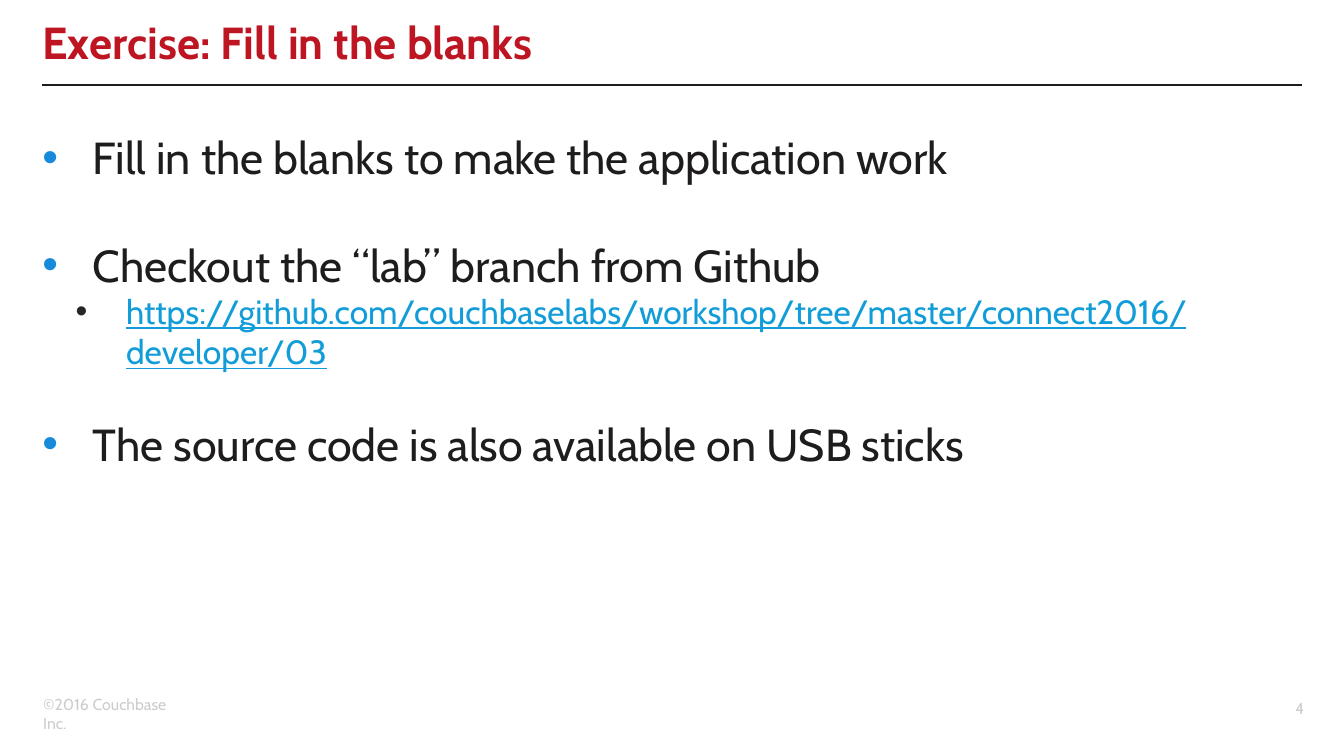
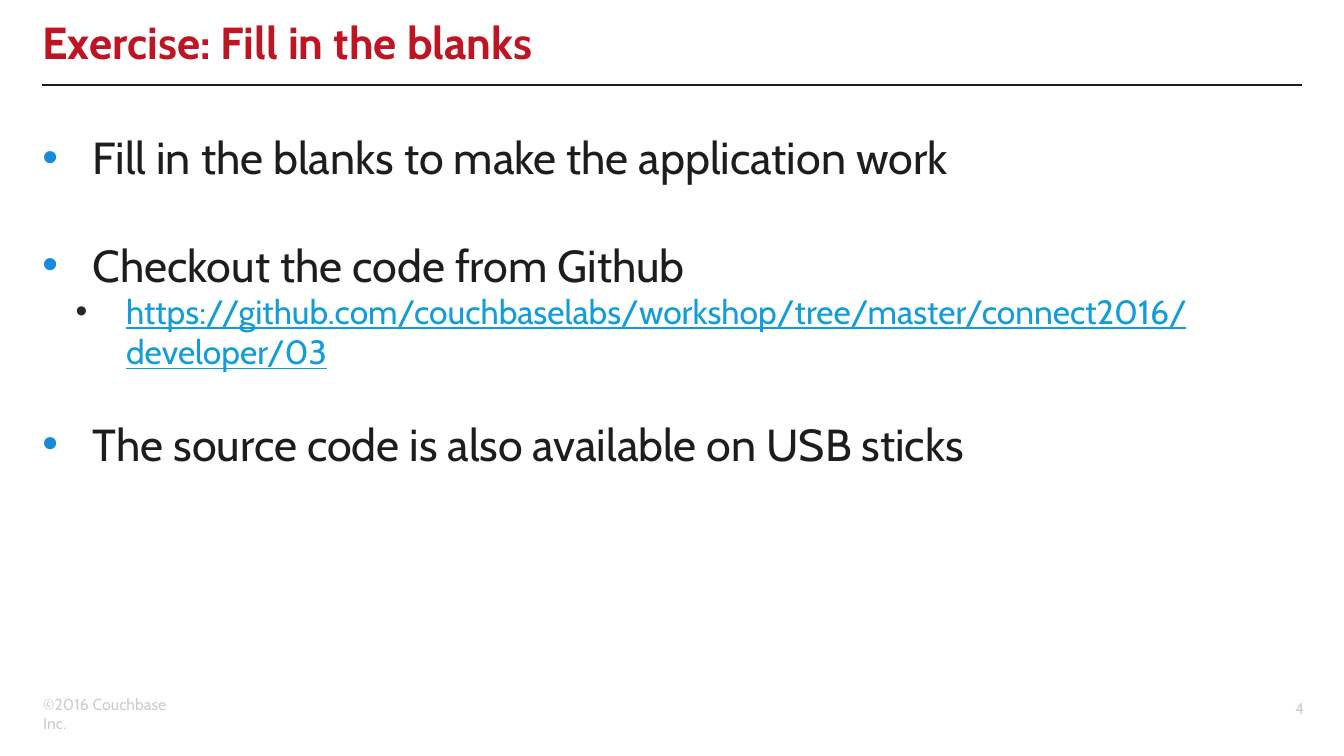
Before and after one commit to clint77/workshop, a slide deck: slide 4 of connect2016/developer/03/03.pptx. Drawn at 1344x756 pixels with LibreOffice and Linux fonts; fonts in the diff are those of the drawing; background and template pictures are left out. Boxes give left, top, right and bottom in pixels: in the first picture for what was removed or moved away, otherwise in the second. Text is boxed around its words. In the diff, an @@ line names an element or a change of style, - is before the commit and + after.

```diff
--- a/connect2016/developer/03/03.pptx
+++ b/connect2016/developer/03/03.pptx
@@ text at <box>93,248,685,283</box>: text changed @@
-• Checkout the “lab” branch from Github
+• Checkout the code from Github
```
Also in this commit, not shown: 5 other slides changed, 1 slide added, 23 other files.
